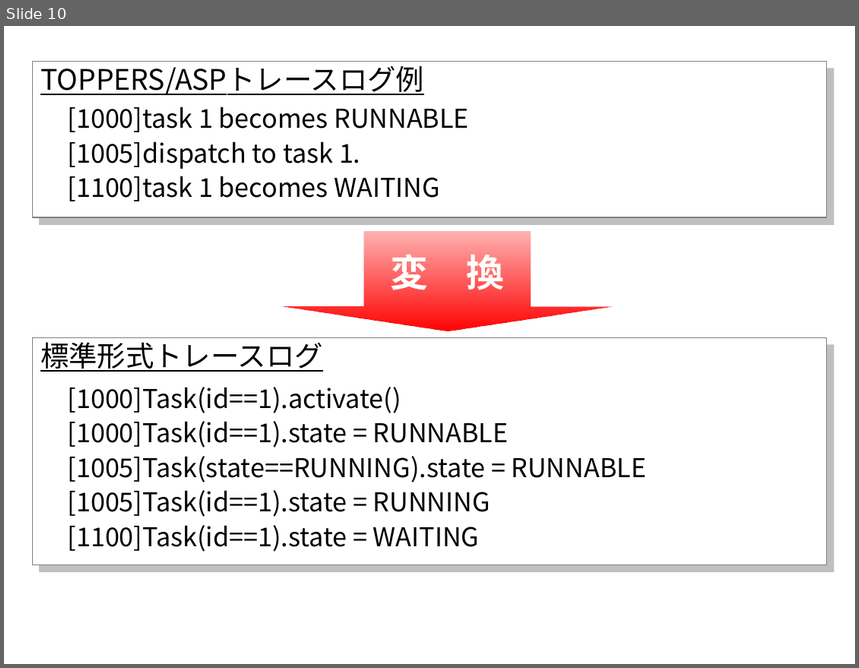
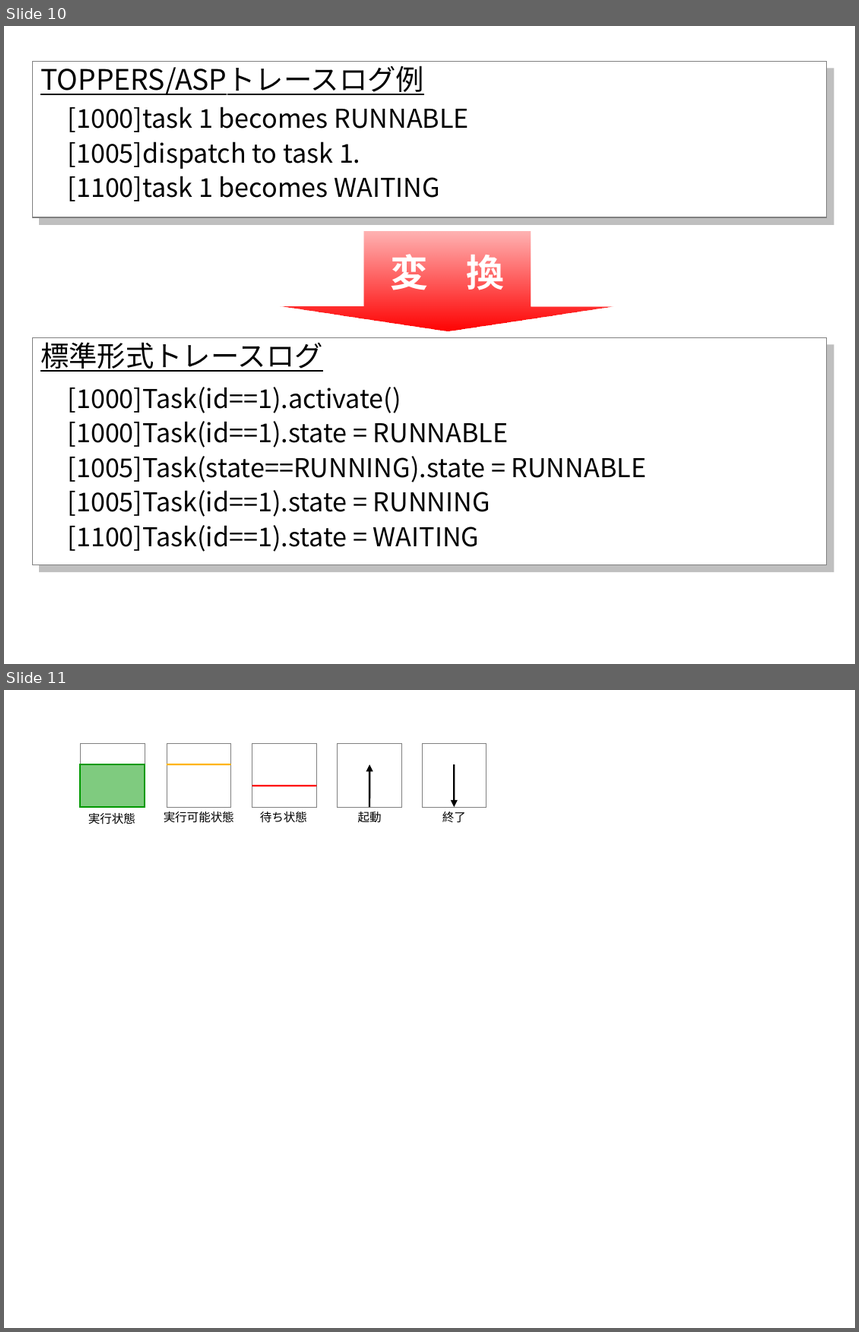
Before and after one commit to YixiaoLi/tlv4mc, a slide deck: doc/masterThesis/2008/goto/img/figures.ppt. Shown one above the other, each under a label of ours: slide 10 before the commit, slides 10 and 11 after it. The pictures are 859x668 and 859x1332 pixels, drawn with LibreOffice and Linux fonts; fonts in the diff are those of the drawing. Boxes give left, top, right and bottom in pixels: in the first picture for what was removed or moved away, otherwise in the second. Text is boxed around its words. In the diff, an @@ line names an element or a change of style, - is before the commit and + after.

```diff
--- a/doc/masterThesis/2008/goto/img/figures.ppt
+++ b/doc/masterThesis/2008/goto/img/figures.ppt
@@ slide 11 added at (4, 690, 855, 1328), background #FFFFFF @@
@@ rectangle added at (80, 744, 145, 808), outline #808080 0.26 pt @@
@@ rectangle added at (167, 744, 231, 808), outline #808080 0.26 pt @@
@@ rectangle added at (253, 744, 317, 808), outline #808080 0.26 pt @@
@@ rectangle added at (338, 744, 402, 808), outline #808080 0.26 pt @@
@@ rectangle added at (422, 744, 487, 808), outline #808080 0.26 pt @@
@@ rectangle added at (80, 765, 145, 808), fill #009900 at 50% opacity, outline #009900 1.5 pt @@
@@ line added from (167, 765) to (231, 765), #FFB400 1.5 pt @@
@@ arrow added from (370, 808) to (370, 765), #000000 1.5 pt @@
@@ arrow added from (454, 765) to (454, 808), #000000 1.5 pt @@
@@ line added from (253, 787) to (316, 787), #FF0000 1.5 pt @@
@@ text added at (88, 813, 135, 825), 10 pt, text #000000 @@
+実行状態
@@ text added at (164, 812, 234, 823), 10 pt, text #000000 @@
+実行可能状態
@@ text added at (260, 812, 307, 823), 10 pt, text #000000 @@
+待ち状態
@@ text added at (358, 812, 382, 823), 10 pt, text #000000 @@
+起動
@@ text added at (443, 812, 466, 823), 10 pt, text #000000 @@
+終了
```
Also in this commit, not shown: 5 other slides added, 11 other files.
